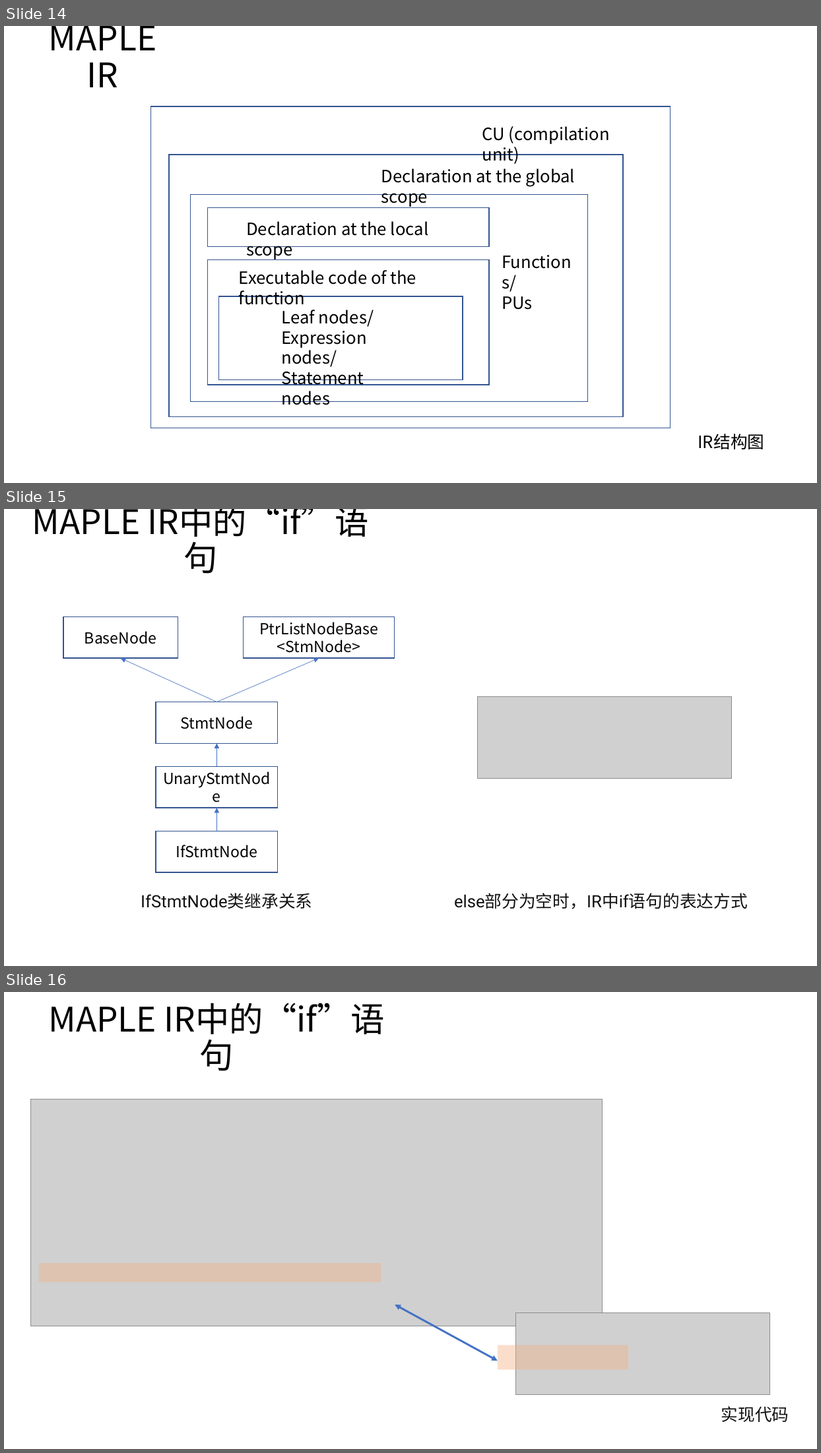
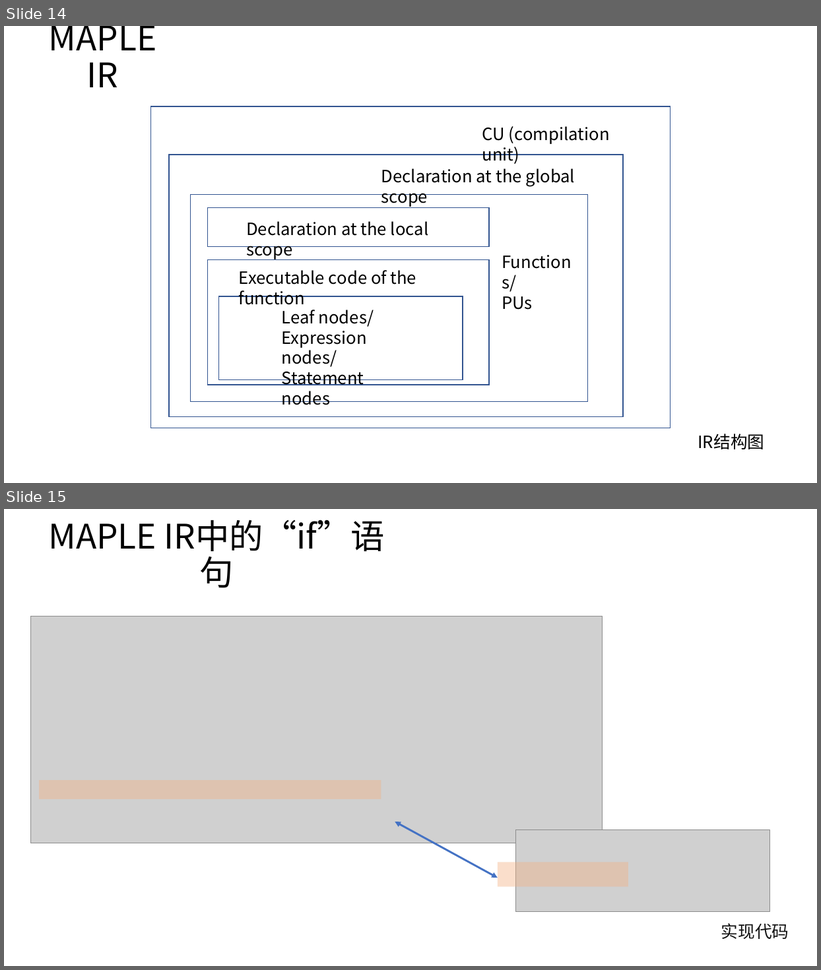
Before and after one commit to bupt-juniorTeam/OpenArkCompiler, a slide deck: 方舟编译器源码分析初稿.pptx. Shown one above the other, each under a label of ours: slides 14, 15 and 16 before the commit, slides 14 and 15 after it. The pictures are 821x1453 and 821x970 pixels, drawn with LibreOffice and Linux fonts; fonts in the diff are those of the drawing; grey boxes stand for pictures. Boxes give left, top, right and bottom in pixels: in the first picture for what was removed or moved away, otherwise in the second. Text is boxed around its words. In the diff, an @@ line names an element or a change of style, - is before the commit and + after.

```diff
--- a/方舟编译器源码分析初稿.pptx
+++ b/方舟编译器源码分析初稿.pptx
@@ slide 15 removed at bbox=[4, 509, 817, 966], background #FFFFFF @@
@@ title removed at bbox=[32, 509, 369, 574] @@
-MAPLE IR中的“if”语句
@@ rectangle removed at bbox=[63, 617, 178, 658] @@
-BaseNode
@@ rectangle removed at bbox=[243, 617, 395, 658] @@
-PtrListNodeBase
-<StmNode>
@@ arrow removed from (217, 702) to (121, 658) @@
@@ arrow removed from (217, 702) to (319, 658) @@
@@ rectangle removed at bbox=[156, 702, 278, 744] @@
-StmtNode
@@ picture removed at bbox=[477, 697, 732, 779] @@
@@ arrow removed from (217, 767) to (217, 744) @@
@@ rectangle removed at bbox=[156, 767, 278, 809] @@
-UnaryStmtNode
@@ arrow removed from (217, 831) to (217, 808) @@
@@ rectangle removed at bbox=[156, 831, 278, 873] @@
-IfStmtNode
@@ text removed at bbox=[141, 893, 312, 909] @@
-IfStmtNode类继承关系
@@ text removed at bbox=[454, 893, 748, 910] @@
-else部分为空时，IR中if语句的表达方式
@@ what was slide 16 is now slide 15 @@
```
Also in this commit, not shown: 4 slides changed.
